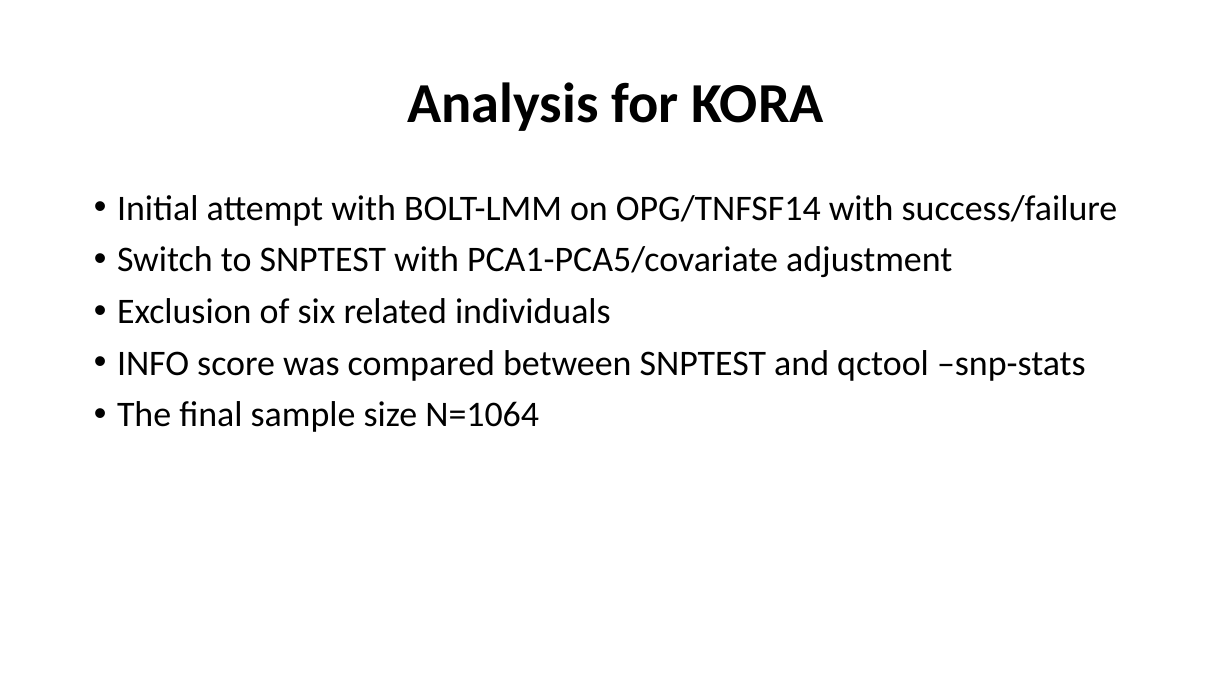
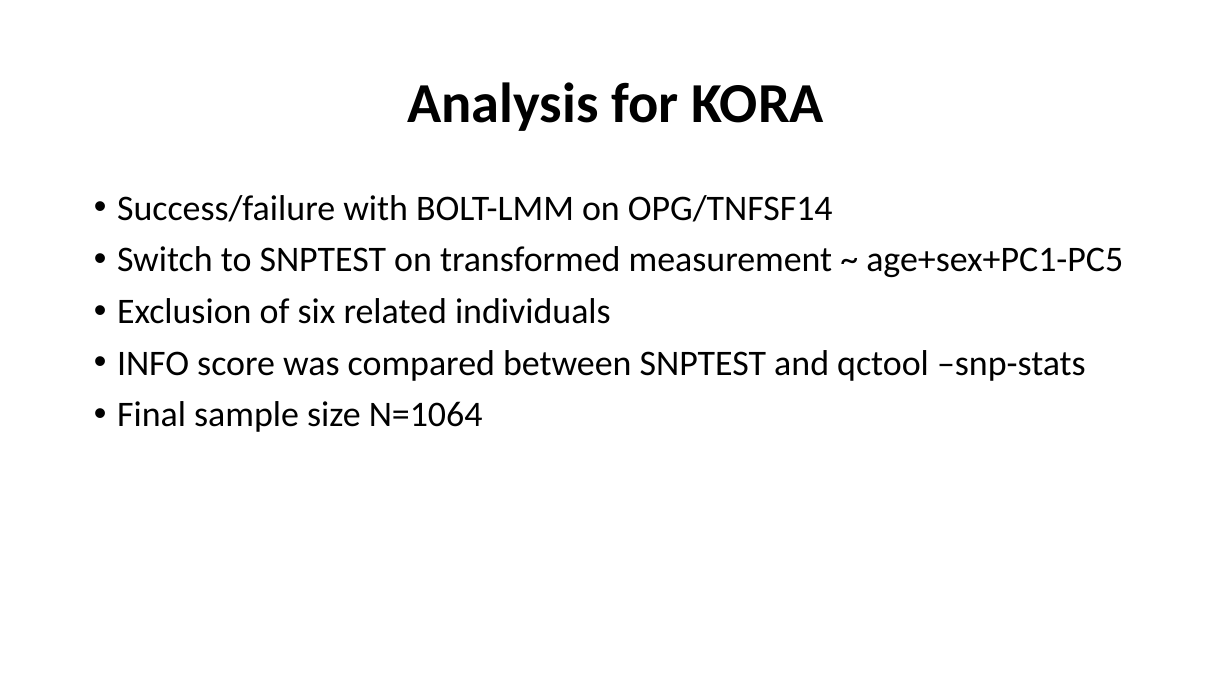
Before and after one commit to jinghuazhao/INF, a slide deck: slide 3 of doc/SCALLOP_INF1-120419.pptx. Drawn at 1232x693 pixels with LibreOffice and Linux fonts; fonts in the diff are those of the drawing. Boxes give left, top, right and bottom in pixels: in the first picture for what was removed or moved away, otherwise in the second. Text is boxed around its words. In the diff, an @@ line names an element or a change of style, - is before the commit and + after.

```diff
--- a/doc/SCALLOP_INF1-120419.pptx
+++ b/doc/SCALLOP_INF1-120419.pptx
@@ text at [117, 195, 1123, 277]: text changed @@
-• Initial attempt with BOLT-LMM on OPG/TNFSF14 with success/failure
-• Switch to SNPTEST with PCA1-PCA5/covariate adjustment
+• Success/failure with BOLT-LMM on OPG/TNFSF14
+• Switch to SNPTEST on transformed measurement ~ age+sex+PC1-PC5
@@ text at [117, 401, 483, 432]: text changed @@
-• The final sample size N=1064
+• Final sample size N=1064
```
Also in this commit, not shown: 9 other slides changed.
